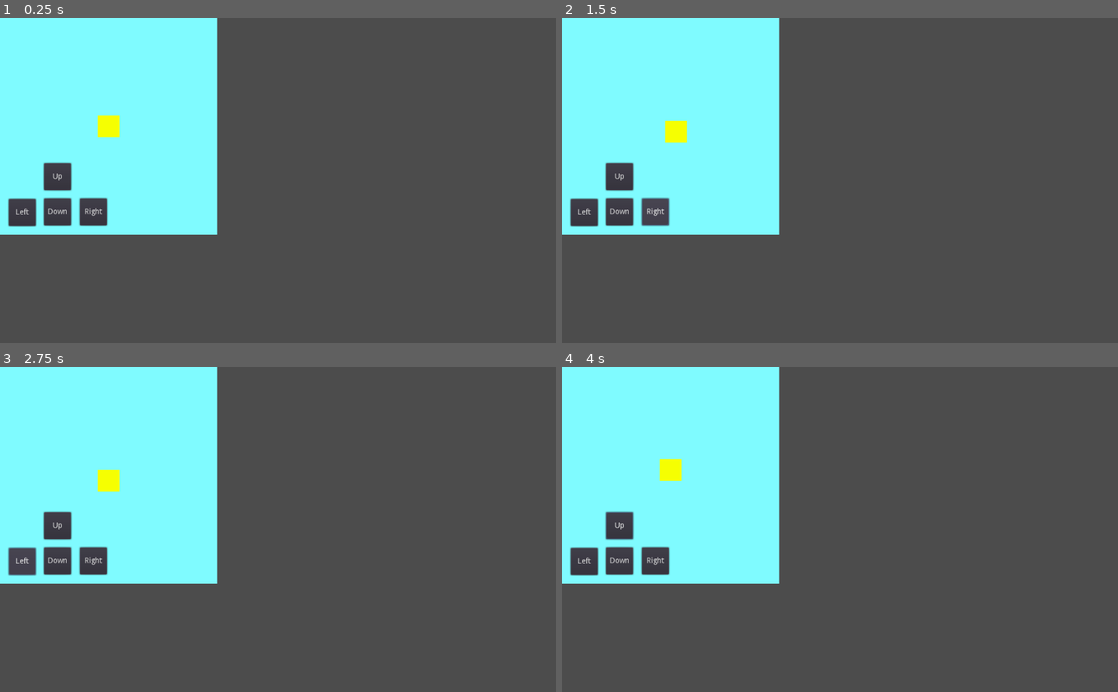
Above: before the commit, frames 1-4 (two rows, left to right).
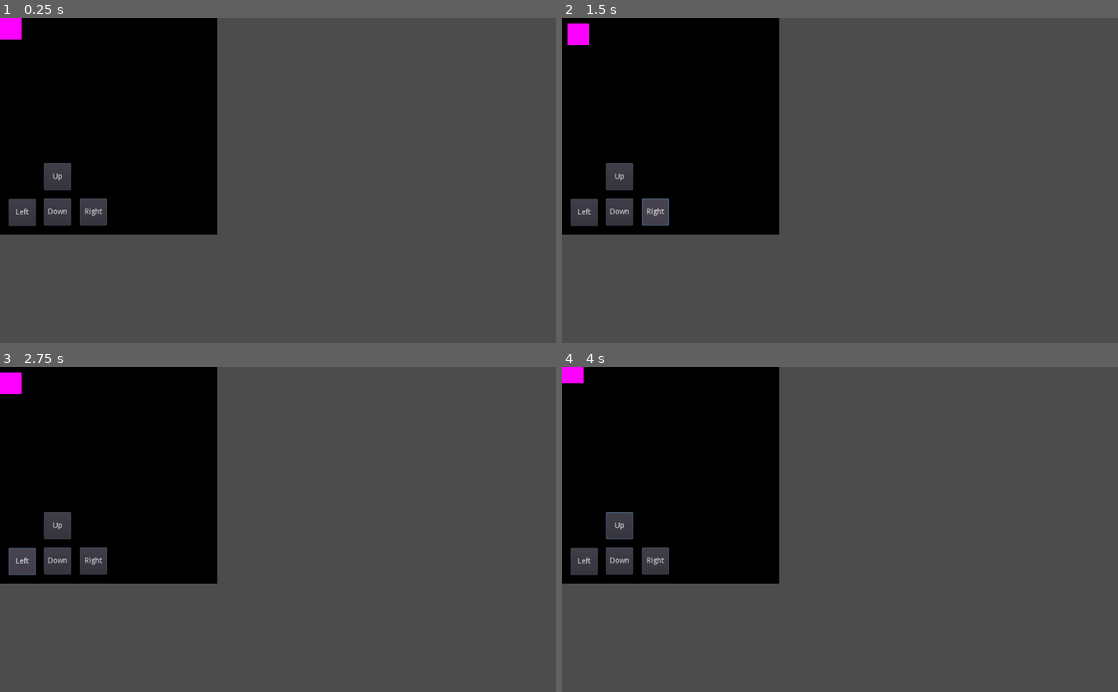
Above: after the commit, the same moments.

Repository: miskatonicstudio/goat
Game: Godot game, scene res://demo/TouchScreenContent.tscn
The game is run twice, just before and just after one commit, with the same random seed, the same clock (stepped at 60 frames per second) and the same inputs. This scene is started directly instead of the project's main scene.
Inputs (mouse positions are in pixels of both pictures, inside the frame that each line leads up to):
- Up to frame 1 (0.25 s): no input
- Up to frame 2 (1.5 s): click "Down" at 0.5 s; click "Right" at 1.25 s
- Up to frame 3 (2.75 s): click "Left" at 2 s
- Up to frame 4 (4 s): click "Up" at 2.75 s; tap Enter at 3.5 s; move the mouse to (962, 513) at 3.52 s; hold D (oat_movement_right) from 3.53 s (still down); click (962, 513) at 3.6 s

The runs differ from the first frame. In frame 1, 25% of the frame differs, in the area x 0-40%, y 0-67%; in frame 2, 25%; in frame 3, 25%; in frame 4, 25%.

Commit message:
Add Console item, update Demo scene

Diff:
--- a/demo/Demo.gd
+++ b/demo/Demo.gd
@@ -32,6 +32,7 @@
 	oat_interaction_signals.inventory_items_textures["cube"] = load("res://demo/cube.png")
 	oat_interaction_signals.inventory_items_textures["square"] = load("res://demo/square.png")
 	oat_interaction_signals.inventory_items_textures["remote"] = load("res://demo/remote.png")
+	oat_interaction_signals.inventory_items_textures["console"] = load("res://demo/console.png")
 
 	oat_interaction_signals.inventory_items_models["pen"] = load("res://demo/InventoryItemPen.tscn")
 	oat_interaction_signals.inventory_items_models["ball"] = load("res://demo/InventoryItemBall.tscn")
@@ -39,6 +40,7 @@
 	oat_interaction_signals.inventory_items_models["cube"] = load("res://demo/InventoryItemCube.tscn")
 	oat_interaction_signals.inventory_items_models["square"] = load("res://demo/InventoryItemSquare.tscn")
 	oat_interaction_signals.inventory_items_models["remote"] = load("res://demo/InventoryItemRemote.tscn")
+	oat_interaction_signals.inventory_items_models["console"] = load("res://demo/InventoryItemConsole.tscn")
 
 
 func notify(item_name, text):
--- a/demo/Demo.tscn
+++ b/demo/Demo.tscn
@@ -100,10 +100,21 @@
 emission_operator = 0
 emission_on_uv2 = false
 
-[sub_resource type="CubeMesh" id=31]
+[sub_resource type="CubeMesh" id=21]
 size = Vector3( 0.08, 0.1, 0.05 )
 
-[sub_resource type="Animation" id=20]
+[sub_resource type="SpatialMaterial" id=40]
+albedo_color = Color( 1, 1, 0, 1 )
+emission_enabled = true
+emission = Color( 1, 1, 1, 1 )
+emission_energy = 0.0
+emission_operator = 0
+emission_on_uv2 = false
+
+[sub_resource type="CubeMesh" id=39]
+size = Vector3( 0.2, 0.02, 0.2 )
+
+[sub_resource type="Animation" id=22]
 length = 0.5
 tracks/0/type = "value"
 tracks/0/path = NodePath("DropItemDemo/Crate:translation")
@@ -277,7 +288,7 @@
 shape = SubResource( 11 )
 
 [node name="EnvironmentItemPen" parent="Table" instance=ExtResource( 3 )]
-transform = Transform( 0.734248, 0.678882, 2.96749e-08, 0, -4.37114e-08, 1, 0.678882, -0.734248, -3.2095e-08, 0.228648, 0.510065, 0 )
+transform = Transform( 0.734248, 0.678882, 2.96749e-08, 0, -4.37114e-08, 1, 0.678882, -0.734248, -3.2095e-08, 0.339202, 0.510065, 0.110681 )
 unique_name = "pen"
 inventory_item = true
 collision_shape = SubResource( 12 )
@@ -309,80 +320,91 @@
 mesh = SubResource( 19 )
 material/0 = null
 
-[node name="EnvironmentItem" parent="Table" instance=ExtResource( 3 )]
+[node name="EnvironmentItemRemote" parent="Table" instance=ExtResource( 3 )]
 transform = Transform( 1, 0, 0, 0, 1, 0, 0, 0, 1, -0.321357, 0.558039, 0.296909 )
 unique_name = "remote"
 inventory_item = true
 
-[node name="Model" type="MeshInstance" parent="Table/EnvironmentItem"]
+[node name="Model" type="MeshInstance" parent="Table/EnvironmentItemRemote"]
 transform = Transform( 1, 0, 0, 0, -4.37114e-08, 1, 0, -1, -4.37114e-08, 0, -0.0347357, 0 )
+material_override = SubResource( 20 )
+mesh = SubResource( 21 )
+material/0 = null
+
+[node name="EnvironmentItemConsole" parent="Table" instance=ExtResource( 3 )]
+transform = Transform( 1, 0, 0, 0, 1, 0, 0, 0, 1, 0.142401, 0.50627, -0.224718 )
+unique_name = "console"
+inventory_item = true
+
+[node name="Model" type="MeshInstance" parent="Table/EnvironmentItemConsole"]
+material_override = SubResource( 40 )
+mesh = SubResource( 39 )
+material/0 = null
+
+[node name="AnimationPlayer" type="AnimationPlayer" parent="."]
+anims/drop_crate = SubResource( 22 )
+anims/open_door = SubResource( 23 )
+
+[node name="OpeningDoorDemo" type="Spatial" parent="."]
+editor/display_folded = true
+
+[node name="Wall01" type="MeshInstance" parent="OpeningDoorDemo"]
+transform = Transform( 1, 0, 0, 0, 1, 0, 0, 0, 1, 2, 1, -4.5 )
+material_override = SubResource( 24 )
+mesh = SubResource( 25 )
+material/0 = null
+
+[node name="Wall02" type="MeshInstance" parent="OpeningDoorDemo"]
+transform = Transform( 1, 0, 0, 0, 1, 0, 0, 0, 1, 5.5, 1, -4.5 )
+material_override = SubResource( 24 )
+mesh = SubResource( 25 )
+material/0 = null
+
+[node name="Hinge" type="Spatial" parent="OpeningDoorDemo"]
+transform = Transform( 1, 0, 0, 0, 1, 0, 0, 0, 1, 4.5, 0, -4.5 )
+
+[node name="Door" type="MeshInstance" parent="OpeningDoorDemo/Hinge"]
+transform = Transform( 1, 0, 0, 0, 1, 0, 0, 0, 1, -0.75, 1, 0 )
+material_override = SubResource( 26 )
+mesh = SubResource( 27 )
+material/0 = null
+
+[node name="DropItemDemo" type="Spatial" parent="."]
+editor/display_folded = true
+transform = Transform( 1, 0, 0, 0, 1, 0, 0, 0, 1, -4.61749, 0, -5.9365 )
+
+[node name="Beam1" type="MeshInstance" parent="DropItemDemo"]
+transform = Transform( 1, 0, 0, 0, 1, 0, 0, 0, 1, 0, 2, 0 )
+material_override = SubResource( 28 )
+mesh = SubResource( 29 )
+material/0 = null
+
+[node name="Beam2" type="MeshInstance" parent="DropItemDemo"]
+transform = Transform( -4.37114e-08, -0.55, 0, 1, -2.40413e-08, 0, 0, 0, 1, 1, 4, 0 )
+material_override = SubResource( 28 )
+mesh = SubResource( 29 )
+material/0 = null
+
+[node name="Beam3" type="MeshInstance" parent="DropItemDemo"]
+transform = Transform( 1, 0, 0, 0, 0.1, 0, 0, 0, 1, 2, 3.7, 0 )
+material_override = SubResource( 28 )
+mesh = SubResource( 29 )
+material/0 = null
+
+[node name="Crate" type="MeshInstance" parent="DropItemDemo"]
+transform = Transform( 1, 0, 0, 0, 1, 0, 0, 0, 1, 2, 3, 0 )
 material_override = SubResource( 30 )
 mesh = SubResource( 31 )
 material/0 = null
 
-[node name="AnimationPlayer" type="AnimationPlayer" parent="."]
-anims/drop_crate = SubResource( 20 )
-anims/open_door = SubResource( 21 )
-
-[node name="OpeningDoorDemo" type="Spatial" parent="."]
-editor/display_folded = true
-
-[node name="Wall01" type="MeshInstance" parent="OpeningDoorDemo"]
-transform = Transform( 1, 0, 0, 0, 1, 0, 0, 0, 1, 2, 1, -4.5 )
-material_override = SubResource( 22 )
-mesh = SubResource( 23 )
-material/0 = null
-
-[node name="Wall02" type="MeshInstance" parent="OpeningDoorDemo"]
-transform = Transform( 1, 0, 0, 0, 1, 0, 0, 0, 1, 5.5, 1, -4.5 )
-material_override = SubResource( 22 )
-mesh = SubResource( 23 )
-material/0 = null
-
-[node name="Hinge" type="Spatial" parent="OpeningDoorDemo"]
-transform = Transform( 1, 0, 0, 0, 1, 0, 0, 0, 1, 4.5, 0, -4.5 )
-
-[node name="Door" type="MeshInstance" parent="OpeningDoorDemo/Hinge"]
-transform = Transform( 1, 0, 0, 0, 1, 0, 0, 0, 1, -0.75, 1, 0 )
-material_override = SubResource( 24 )
-mesh = SubResource( 25 )
-material/0 = null
-
-[node name="DropItemDemo" type="Spatial" parent="."]
-editor/display_folded = true
-transform = Transform( 1, 0, 0, 0, 1, 0, 0, 0, 1, -4.61749, 0, -5.9365 )
-
-[node name="Beam1" type="MeshInstance" parent="DropItemDemo"]
-transform = Transform( 1, 0, 0, 0, 1, 0, 0, 0, 1, 0, 2, 0 )
-material_override = SubResource( 26 )
-mesh = SubResource( 27 )
-material/0 = null
-
-[node name="Beam2" type="MeshInstance" parent="DropItemDemo"]
-transform = Transform( -4.37114e-08, -0.55, 0, 1, -2.40413e-08, 0, 0, 0, 1, 1, 4, 0 )
-material_override = SubResource( 26 )
-mesh = SubResource( 27 )
-material/0 = null
-
-[node name="Beam3" type="MeshInstance" parent="DropItemDemo"]
-transform = Transform( 1, 0, 0, 0, 0.1, 0, 0, 0, 1, 2, 3.7, 0 )
-material_override = SubResource( 26 )
-mesh = SubResource( 27 )
-material/0 = null
-
-[node name="Crate" type="MeshInstance" parent="DropItemDemo"]
-transform = Transform( 1, 0, 0, 0, 1, 0, 0, 0, 1, 2, 3, 0 )
-material_override = SubResource( 28 )
-mesh = SubResource( 29 )
-material/0 = null
-
 [node name="UseItemOnEnvDemo" type="Spatial" parent="."]
+editor/display_folded = true
 transform = Transform( 1, 0, 0, 0, 1, 0, 0, 0, 1, 3.21016, 0, 0 )
 
 [node name="Stand" type="MeshInstance" parent="UseItemOnEnvDemo"]
 transform = Transform( 1, 0, 0, 0, 1, 0, 0, 0, 1, 0, 0.445, 0 )
-material_override = SubResource( 35 )
-mesh = SubResource( 32 )
+material_override = SubResource( 32 )
+mesh = SubResource( 33 )
 material/0 = null
 
 [node name="Balls" type="Spatial" parent="UseItemOnEnvDemo"]
@@ -422,11 +444,10 @@
 
 [node name="Model" type="MeshInstance" parent="UseItemOnEnvDemo/EnvironmentItem"]
 transform = Transform( 1, 0, 0, 0, -4.37114e-08, -1, 0, 1, -4.37114e-08, 0, -0.016634, 0 )
-material_override = SubResource( 39 )
+material_override = SubResource( 37 )
 mesh = SubResource( 38 )
 material/0 = null
 
 [node name="BallOnAStick" parent="UseItemOnEnvDemo" instance=ExtResource( 4 )]
 transform = Transform( 0.1, 0, 0, 0, 0.1, 0, 0, 0, 0.1, 0, 1.03457, -0.00655839 )
-visible = false
 [connection signal="timeout" from="Timer" to="." method="_on_Timer_timeout"]
--- /dev/null
+++ b/demo/InventoryItemConsole.tscn
@@ -0,0 +1,33 @@
+[gd_scene load_steps=6 format=2]
+
+[ext_resource path="res://oat/InteractiveScreen.tscn" type="PackedScene" id=1]
+[ext_resource path="res://demo/TouchScreenContent.tscn" type="PackedScene" id=2]
+
+[sub_resource type="SpatialMaterial" id=1]
+albedo_color = Color( 1, 1, 0, 1 )
+
+[sub_resource type="CubeMesh" id=2]
+size = Vector3( 1, 1, 0.2 )
+
+[sub_resource type="ConvexPolygonShape" id=3]
+margin = 0.001
+points = PoolVector3Array( -0.5, 0.5, 0.1, 0.5, 0.5, -0.1, 0.5, 0.5, 0.1, -0.5, 0.5, -0.1, -0.5, -0.5, 0.1, 0.5, -0.5, -0.1, 0.5, -0.5, 0.1, -0.5, -0.5, -0.1, 0.5, 0.5, 0.1, -0.5, 0.5, -0.1, 0.5, 0.5, -0.1, -0.5, 0.5, 0.1, 0.5, -0.5, 0.1, -0.5, -0.5, -0.1, 0.5, -0.5, -0.1, -0.5, -0.5, 0.1, 0.5, 0.5, 0.1, -0.5, -0.5, 0.1, -0.5, 0.5, 0.1, 0.5, -0.5, 0.1, 0.5, 0.5, -0.1, -0.5, -0.5, -0.1, -0.5, 0.5, -0.1, 0.5, -0.5, -0.1 )
+
+[node name="InventoryItemConsole" type="Spatial"]
+
+[node name="MeshInstance" type="MeshInstance" parent="."]
+material_override = SubResource( 1 )
+mesh = SubResource( 2 )
+material/0 = null
+
+[node name="StaticBody" type="StaticBody" parent="MeshInstance"]
+
+[node name="CollisionShape" type="CollisionShape" parent="MeshInstance/StaticBody"]
+transform = Transform( 1, 0, 0, 0, 1, 0, 0, 0, 0.8, 0, 0, 0 )
+shape = SubResource( 3 )
+
+[node name="InteractiveScreen" parent="." instance=ExtResource( 1 )]
+transform = Transform( 0.9, 0, 0, 0, 0.9, 0, 0, 0, 0.9, 0, 0, 0.101762 )
+unique_name = "console_screen"
+
+[node name="Content" parent="InteractiveScreen" instance=ExtResource( 2 )]
--- a/demo/TouchScreenContent.tscn
+++ b/demo/TouchScreenContent.tscn
@@ -12,7 +12,7 @@
 [node name="ColorRect" type="ColorRect" parent="."]
 anchor_right = 1.0
 anchor_bottom = 1.0
-color = Color( 0.501961, 0.988235, 1, 1 )
+color = Color( 0, 0, 0, 1 )
 
 [node name="ButtonDown" type="Button" parent="."]
 margin_left = 80.9134
@@ -47,15 +47,9 @@
 text = "Up"
 
 [node name="Dot" type="ColorRect" parent="."]
-anchor_left = 0.5
-anchor_top = 0.5
-anchor_right = 0.5
-anchor_bottom = 0.5
-margin_left = -20.0
-margin_top = -20.0
-margin_right = 20.0
-margin_bottom = 20.0
-color = Color( 0.968627, 1, 0.00784314, 1 )
+margin_right = 40.0
+margin_bottom = 40.0
+color = Color( 0.992157, 0.00784314, 1, 1 )
 [connection signal="pressed" from="ButtonDown" to="." method="_on_ButtonDown_pressed"]
 [connection signal="pressed" from="ButtonRight" to="." method="_on_ButtonRight_pressed"]
 [connection signal="pressed" from="ButtonLeft" to="." method="_on_ButtonLeft_pressed"]
Not shown: 7 places in demo/Demo.tscn that only renumber resources
Not shown: 2 places in demo/InventoryItemRemote.tscn that only renumber resources
Binary file added: demo/console.png
Not shown, added: demo/console.png.import
